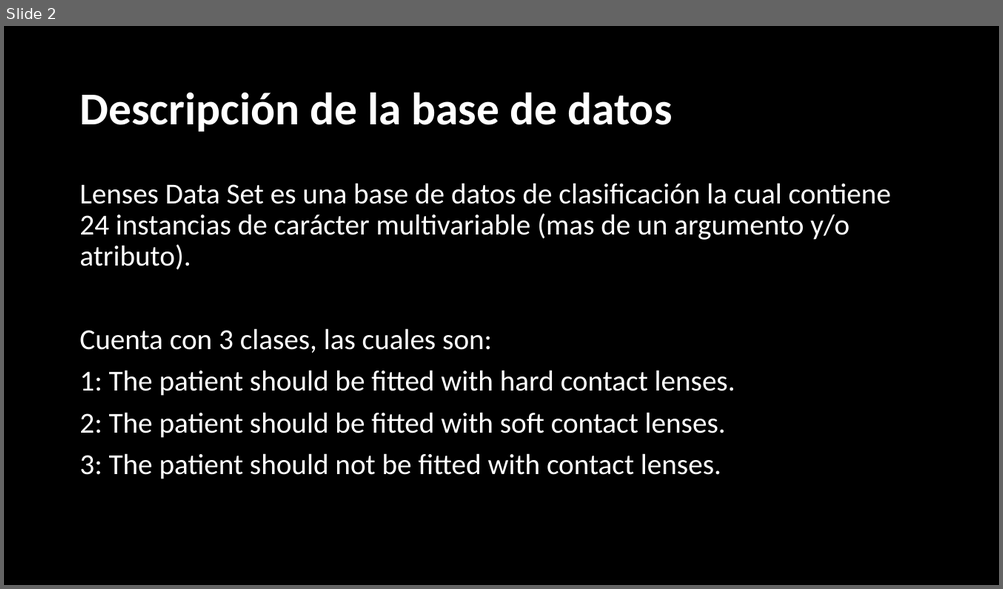
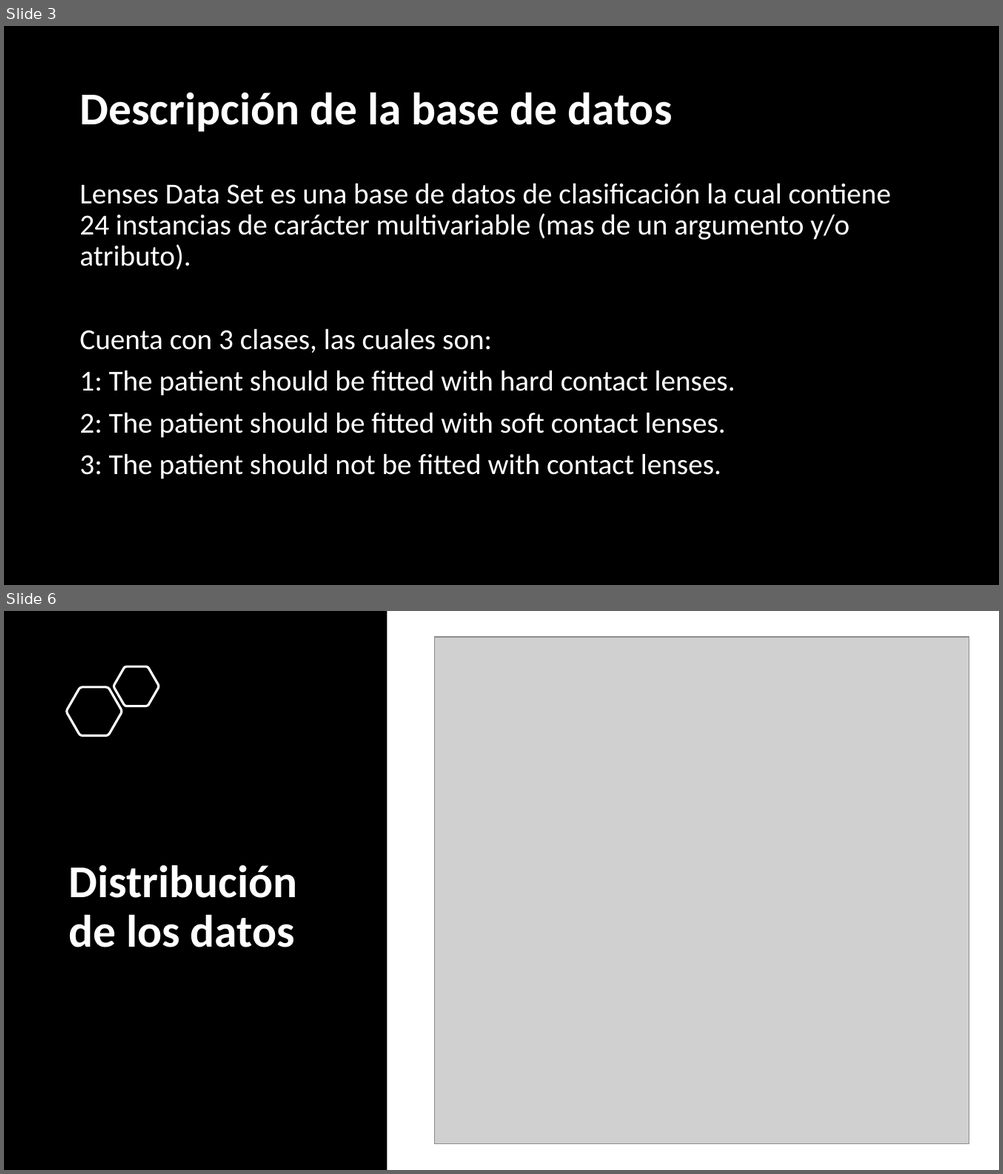
Before and after one commit to JuanAguilarDev/Data-mining-project, a slide deck: Plantilla Exposición.pptx. Shown one above the other, each under a label of ours: slide 2 before the commit, slides 3 and 6 after it; the slides between them are not shown. The pictures are 1003x589 and 1003x1174 pixels, drawn with LibreOffice and Linux fonts; fonts in the diff are those of the drawing; grey boxes stand for pictures; background and template pictures are left out. Boxes give left, top, right and bottom in pixels: in the first picture for what was removed or moved away, otherwise in the second. Text is boxed around its words. In the diff, an @@ line names an element or a change of style, - is before the commit and + after.

```diff
--- a/Plantilla Exposición.pptx
+++ b/Plantilla Exposición.pptx
@@ slide 6 added at (4, 611, 999, 1170), background #FFFFFF @@
@@ rectangle added at (4, 611, 387, 1170), fill #000000 @@
@@ picture added at (435, 637, 969, 1145) @@
@@ freeform shape added at (114, 667, 159, 706), outline #FFFFFF 2.25 pt @@
@@ freeform shape added at (67, 687, 122, 735), outline #FFFFFF 2.25 pt @@
@@ title added at (68, 865, 297, 948), 44 pt, text #FFFFFF, bold @@
+Distribución de los datos
@@ what was slide 2 is now slide 3 @@
```
Also in this commit, not shown: 5 slides changed, 14 other slides added, 4 slides removed.
